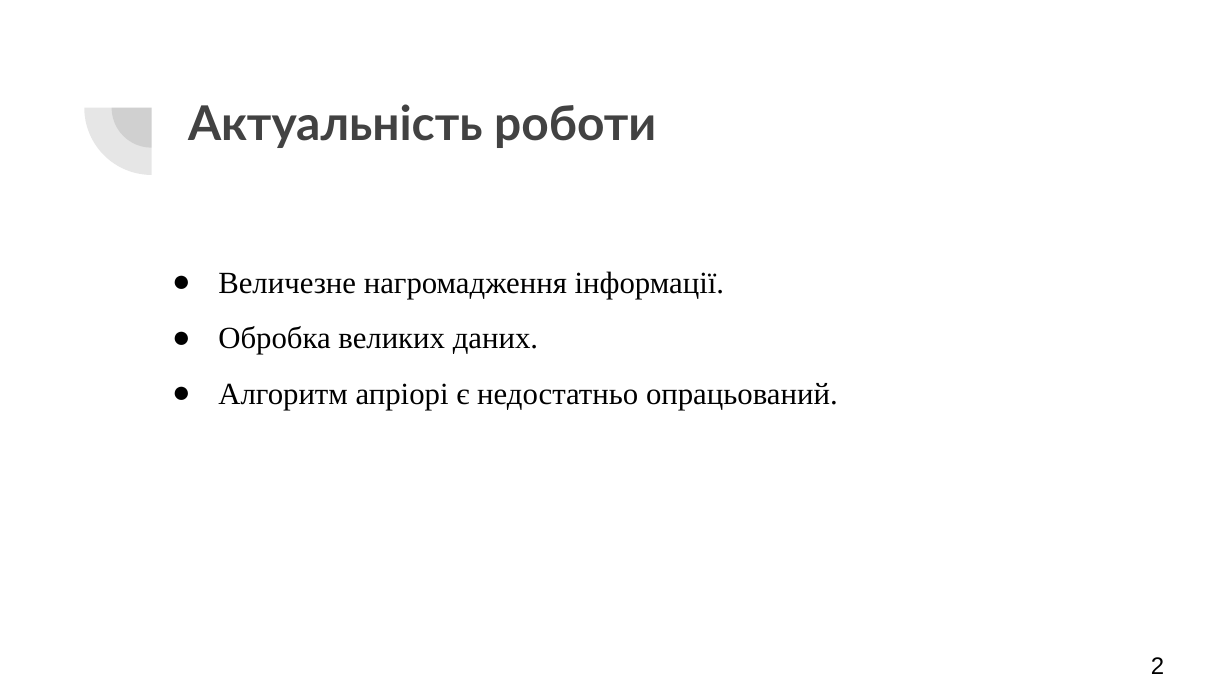
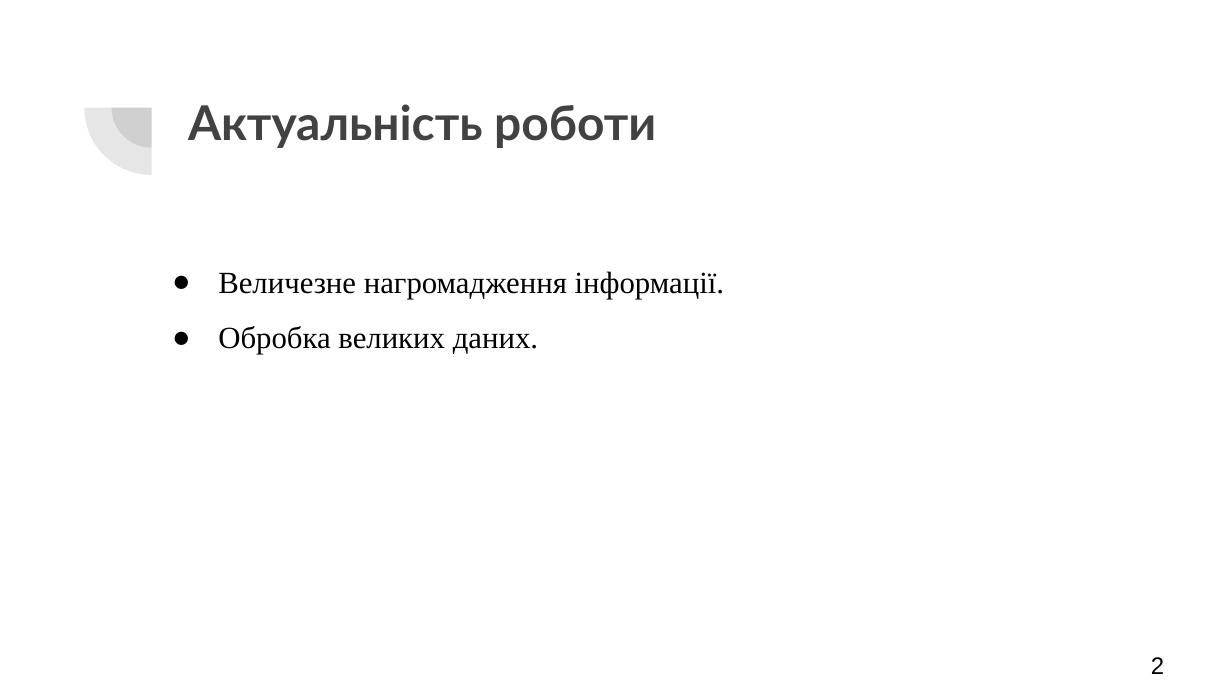
Before and after one commit to AndriiHavryliuk1/master2, a slide deck: slide 2 of docs/Дослідження_роботи_алгоритму_apriori.pptx. Drawn at 1232x693 pixels with LibreOffice and Linux fonts; fonts in the diff are those of the drawing. Boxes give left, top, right and bottom in pixels: in the first picture for what was removed or moved away, otherwise in the second. Text is boxed around its words. In the diff, an @@ line names an element or a change of style, - is before the commit and + after.

```diff
--- a/docs/Дослідження_роботи_алгоритму_apriori.pptx
+++ b/docs/Дослідження_роботи_алгоритму_apriori.pptx
@@ text at (218,383,838,410): paragraph removed @@
-● Алгоритм апріорі є недостатньо опрацьований.
```
Also in this commit, not shown: 2 other slides changed, 6 slides added, 7 slides removed, 2 other files.
